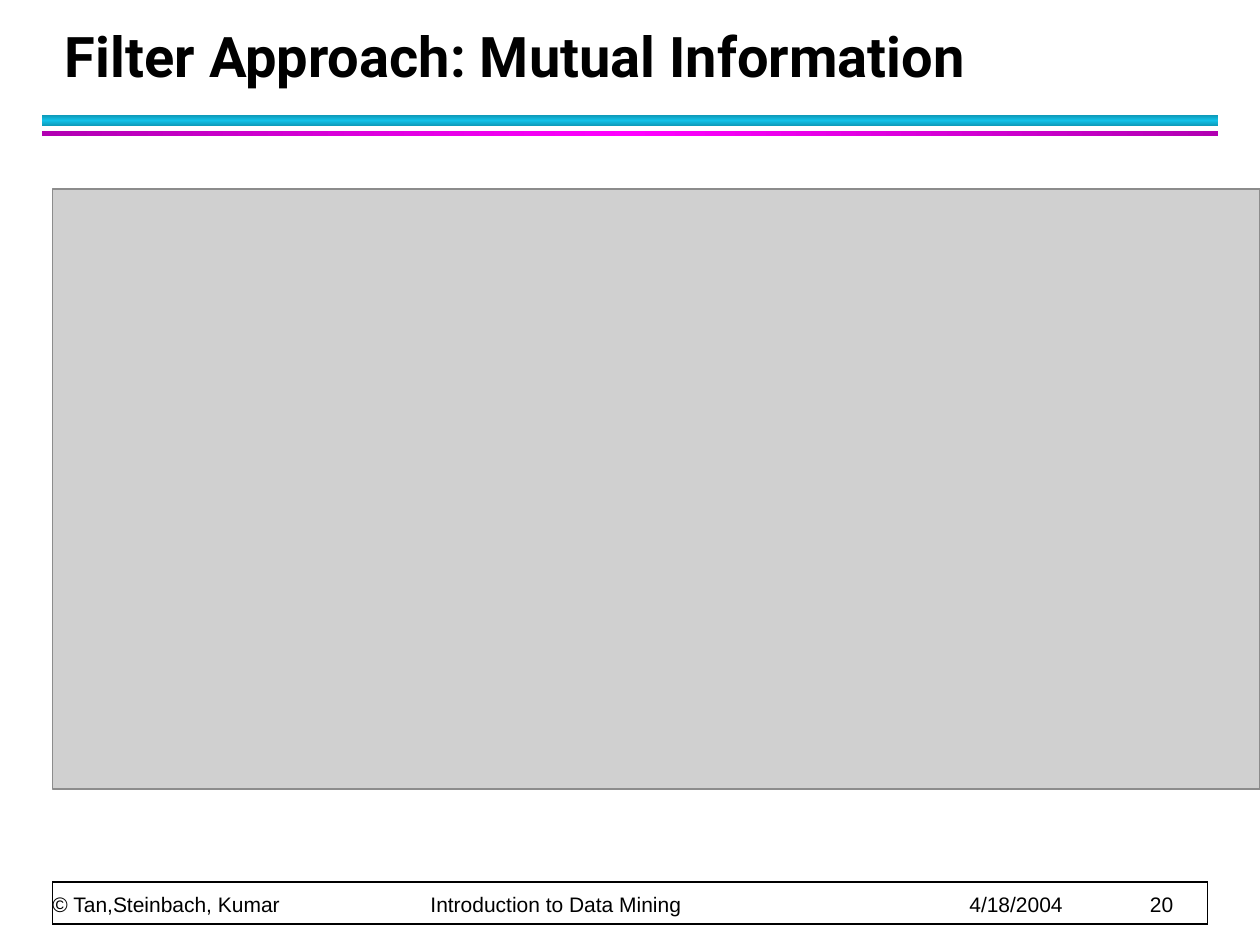
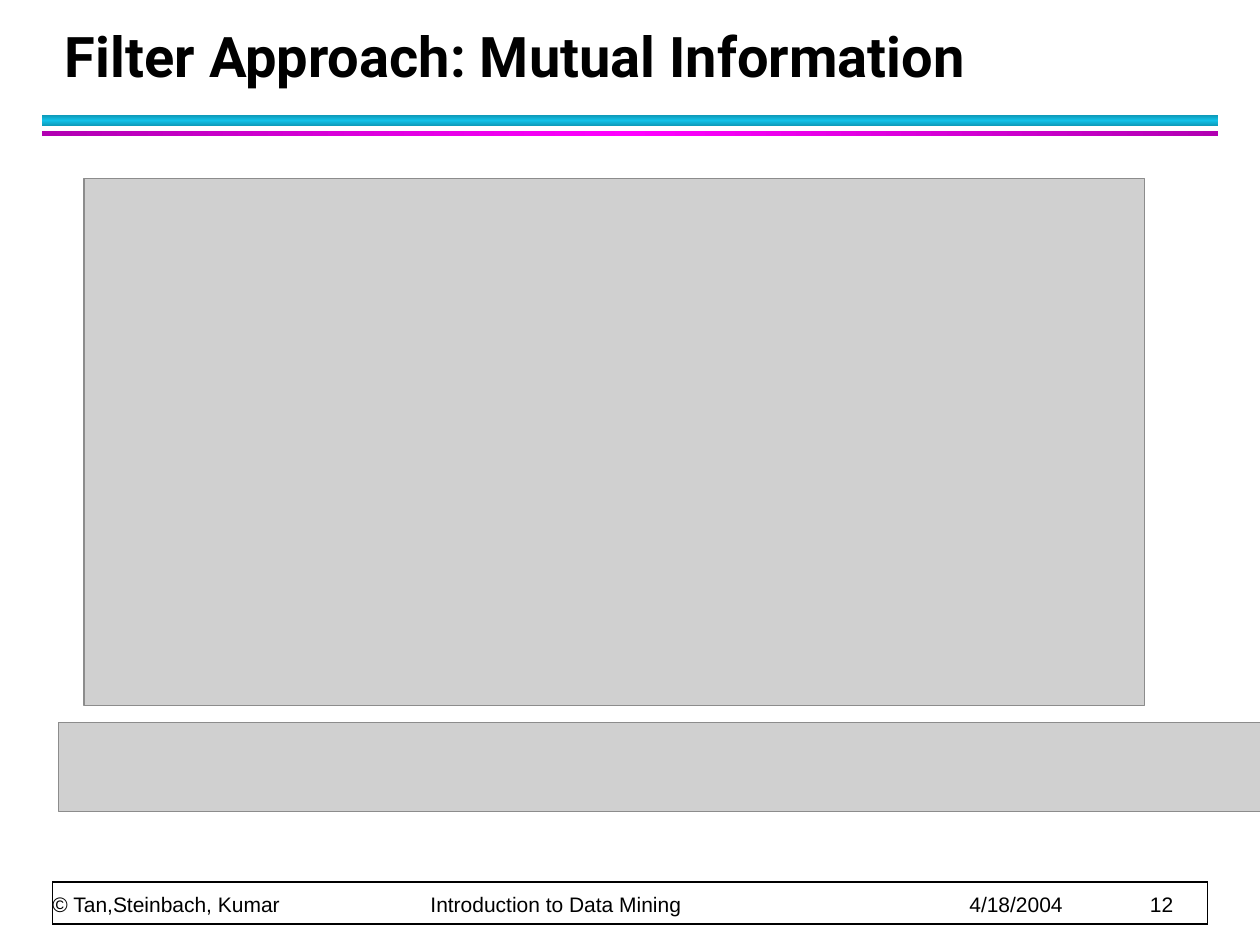
Before and after one commit to CMPT300/CMPT300.github.io, a slide deck: slide 12 of handouts/data/chap2_data_2.ppt (slide 20 before the commit). Drawn at 1260x945 pixels with LibreOffice and Linux fonts; fonts in the diff are those of the drawing; grey boxes stand for pictures. Boxes give left, top, right and bottom in pixels: in the first picture for what was removed or moved away, otherwise in the second. Text is boxed around its words. In the diff, an @@ line names an element or a change of style, - is before the commit and + after.

```diff
--- a/handouts/data/chap2_data_2.ppt
+++ b/handouts/data/chap2_data_2.ppt
@@ picture resized from (x1=53, y1=189, x2=1260, y2=789) to (x1=84, y1=179, x2=1145, y2=706) @@
@@ picture added at (x1=59, y1=722, x2=1260, y2=811) @@
@@ text at (x1=73, y1=896, x2=1173, y2=917): text changed @@
-© Tan,Steinbach, Kumar Introduction to Data Mining 4/18/2004 20
+© Tan,Steinbach, Kumar Introduction to Data Mining 4/18/2004 12
```
Also in this commit, not shown: 9 slides added, 8 slides removed, 2 other files.
